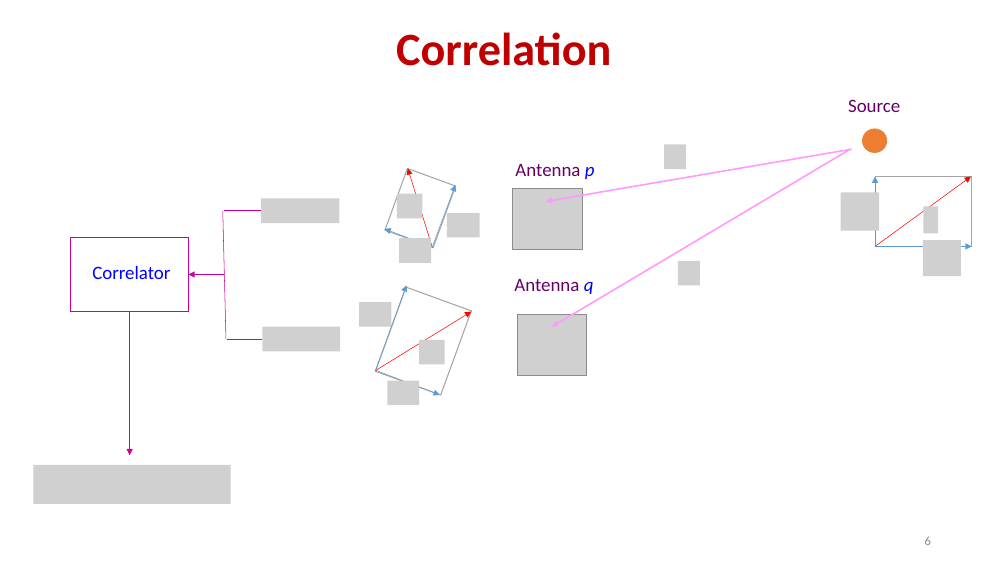
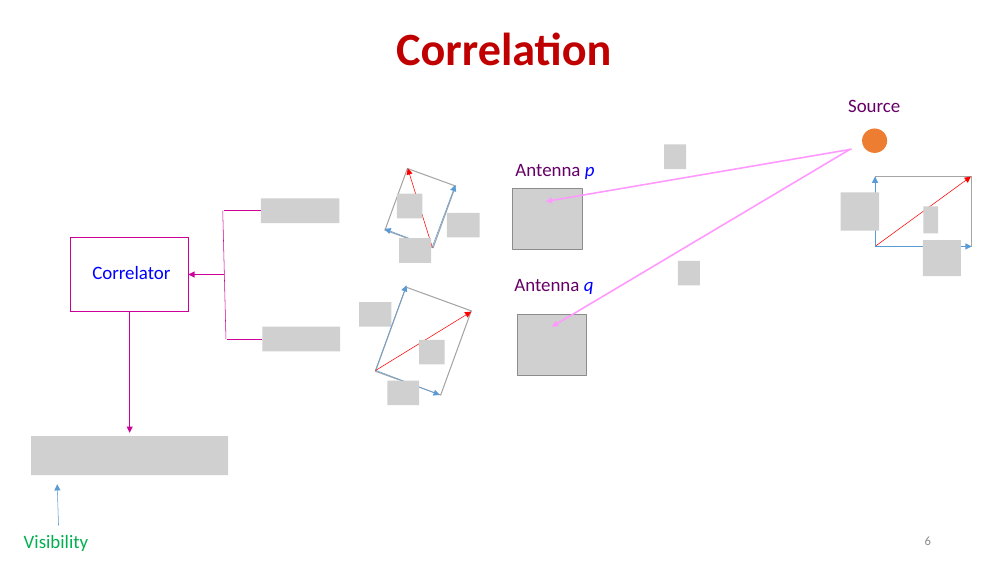
Before and after one commit to ratt-ru/ratt-interferometry-course, a slide deck: slide 6 of lectures/calibration/RIME.pptx. Drawn at 1008x567 pixels with LibreOffice and Linux fonts; fonts in the diff are those of the drawing; grey boxes stand for pictures. Boxes give left, top, right and bottom in pixels: in the first picture for what was removed or moved away, otherwise in the second. Text is boxed around its words. In the diff, an @@ line names an element or a change of style, - is before the commit and + after.

```diff
--- a/lectures/calibration/RIME.pptx
+++ b/lectures/calibration/RIME.pptx
@@ arrow moved from (130, 312) - (130, 455) to (130, 312) - (130, 433) @@
@@ picture added at box(31, 436, 228, 476) @@
@@ picture removed at box(33, 465, 231, 504) @@
@@ arrow added from (58, 526) to (57, 485), #5B9BD5 0.5 pt @@
@@ text added at box(24, 535, 88, 551), 18 pt, text #00B050 @@
+Visibility
```
Also in this commit, not shown: 4 other slides changed, 1 other file.
